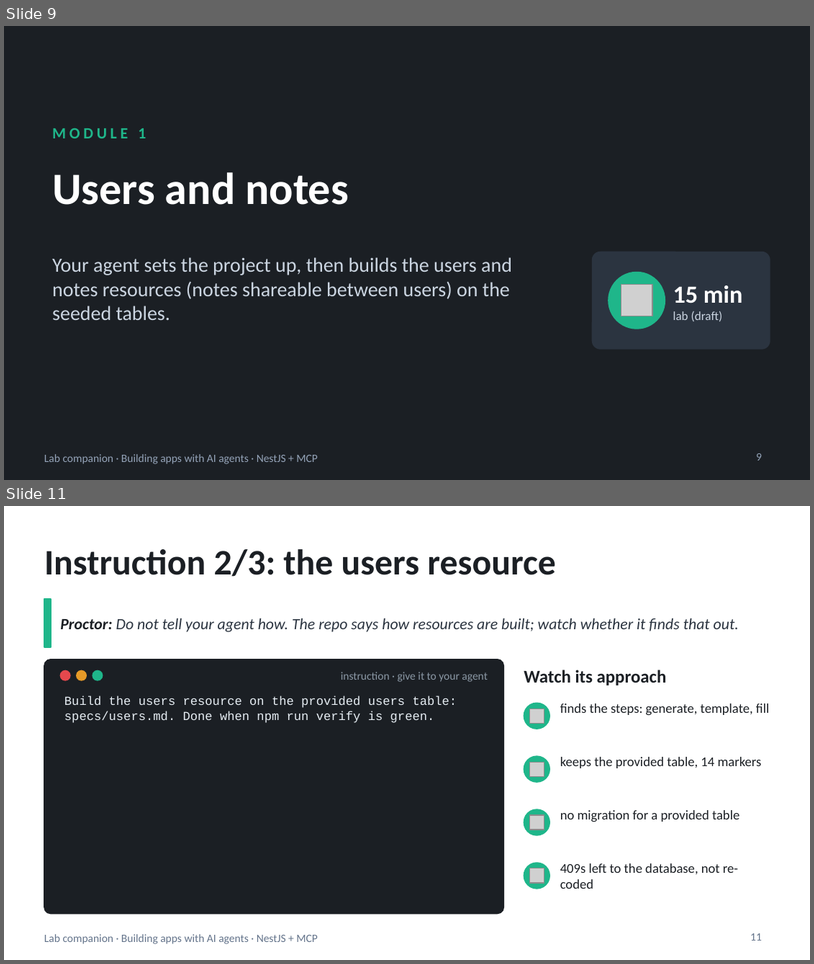
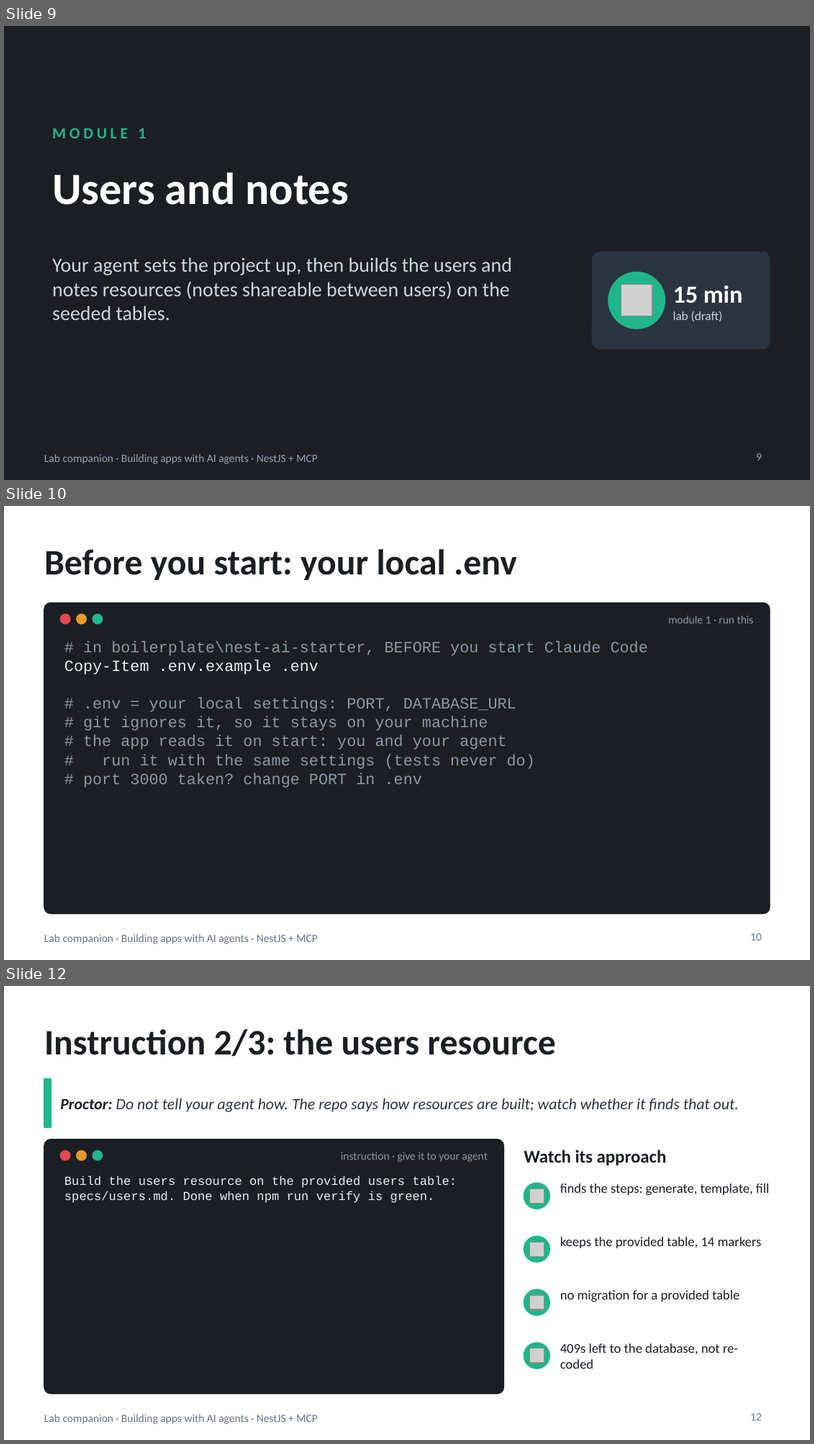
Before and after one commit to blazaga/ai-training-modules, a slide deck: docs/ai-agent-training/slides/lab-companion.pptx. Shown one above the other, each under a label of ours: slides 9 and 11 before the commit, slides 9, 10 and 12 after it; the slides between them are not shown. The pictures are 814x964 and 814x1444 pixels, drawn with LibreOffice and Linux fonts; fonts in the diff are those of the drawing; grey boxes stand for pictures. Boxes give left, top, right and bottom in pixels: in the first picture for what was removed or moved away, otherwise in the second. Text is boxed around its words. In the diff, an @@ line names an element or a change of style, - is before the commit and + after.

```diff
--- a/docs/ai-agent-training/slides/lab-companion.pptx
+++ b/docs/ai-agent-training/slides/lab-companion.pptx
@@ slide 10 added at [4,506,810,960], background #FFFFFF; not listed: 1 template element that a slide beside it also shows @@
@@ title added at [44,549,517,580], 32 pt, text #1B1F24, bold @@
+Before you start: your local .env
@@ rounded rectangle added at [44,602,770,914], fill #1B1F24, outline #1B1F24 1 pt @@
@@ ellipse added at [60,614,70,624], fill #E5484D, outline #E5484D 1 pt @@
@@ ellipse added at [77,614,86,624], fill #E69A28, outline #E69A28 1 pt @@
@@ ellipse added at [93,614,103,624], fill #1FB68A, outline #1FB68A 1 pt @@
@@ text added at [669,615,754,623], 10 pt, text #8B98A5 @@
+module 1 · run this
@@ text added at [64,641,648,788], 14 pt, text #8B98A5 @@
+# in boilerplate\nest-ai-starter, BEFORE you start Claude Code
+Copy-Item .env.example .env
+# .env = your local settings: PORT, DATABASE_URL
+# git ignores it, so it stays on your machine
+# the app reads it on start: you and your agent
+# run it with the same settings (tests never do)
+# port 3000 taken? change PORT in .env
@@ page number added at [751,933,762,940], 10 pt, text #64748B @@
+10
@@ what was slide 11 is now slide 12 @@
@@ page number at [751,1413,762,1420]: text changed @@
-11
+12
```
Also in this commit, not shown: 3 slides changed, 8 other files.
